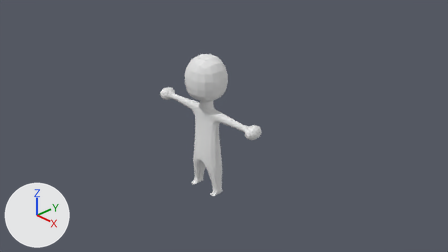
A saved change to the Blender file Assets/Demo Prefab/Demo/Player/BaseHumano_Anim_PLOW.blend.
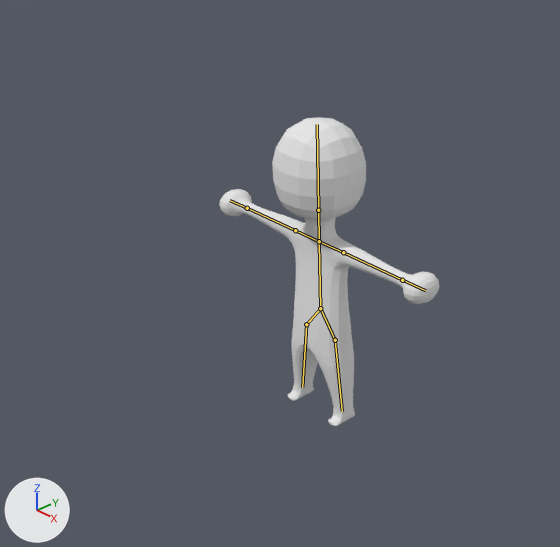
Each version is shown from the file's camera 'Camera', then close up on the part from 13% to 71% of the width and 0% to 100% of the height. The lights are fixed; the arrows at lower left show +X, +Y and +Z. The bones that bend it are drawn over the model as lines in the close-ups.

Objects in the first close-up: 'Human'.
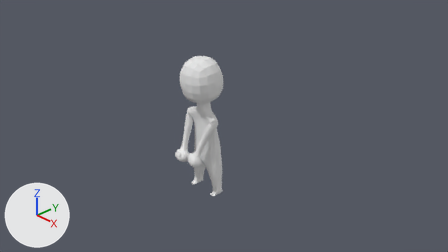
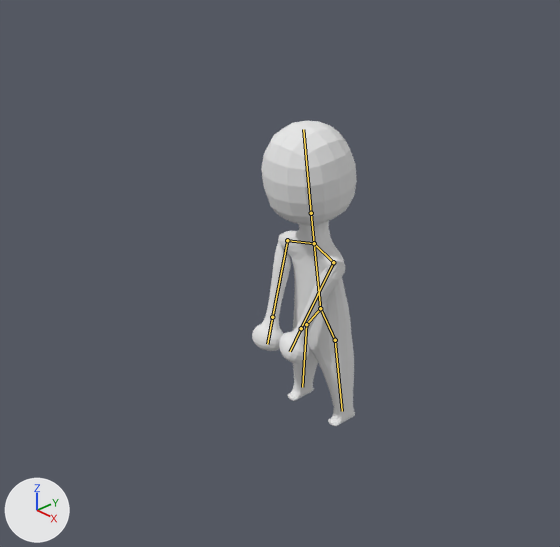
The newer file adds an action. The first version stands in its rest pose; the second is drawn at frame 20 of the action 'WATER'.

Pixel boxes (x1, y1, x2, y2) of what changed, in the close-ups (560 x 547 px):
```json
{"object": "Human", "change": "posed", "before": [219, 117, 439, 426], "after": [252, 121, 357, 426], "on screen": "52% narrower"}
{"bone": "Torso", "before": "(320, 308) to (319, 241)", "after": "(320, 308) to (314, 243)"}
{"bone": "Hombro1", "before": "(319, 241) to (295, 230)", "after": "(314, 243) to (287, 240)"}
{"bone": "Brazo1", "before": "(295, 230) to (247, 208)", "after": "(287, 240) to (272, 317)"}
{"bone": "Hombro2", "before": "(319, 241) to (343, 252)", "after": "(314, 243) to (333, 262)"}
{"bone": "Brazo2", "before": "(343, 252) to (402, 280)", "after": "(333, 262) to (301, 328)"}
```

Edits to the scene script, one JSON object a line:
```json
{"block": "bone_torso", "where": "bone_torso = bpy.data.objects['Armature'].pose.bones['Torso']"}
{"op": "set", "path": "bone_torso.rotation_quaternion", "old": "(1.0, 0.0, 0.0, 0.0)", "new": "(0.999, 0.044, 0.0, 0.0)", "note": "degrees (0, 0, 0) -> degrees (5, 0, 0)"}
{"block": "bone_hombro1", "where": "bone_hombro1 = bpy.data.objects['Armature'].pose.bones['Hombro1']  # child of 'Torso'"}
{"op": "set", "path": "bone_hombro1.rotation_quaternion", "old": "(1.0, 0.0, 0.0, 0.0)", "new": "(0.992, -0.087, -0.008, 0.087)", "note": "degrees (0, 0, 0) -> degrees (-10, 0, 10)"}
{"block": "bone_brazo1", "where": "bone_brazo1 = bpy.data.objects['Armature'].pose.bones['Brazo1']  # child of 'Hombro1'"}
{"op": "set", "path": "bone_brazo1.rotation_quaternion", "old": "(1.0, 0.0, 0.0, 0.0)", "new": "(0.651, -0.355, -0.395, 0.543)", "note": "degrees (0, 0, 0) -> degrees (-64, -7, 84)"}
{"block": "bone_hombro2", "where": "bone_hombro2 = bpy.data.objects['Armature'].pose.bones['Hombro2']  # child of 'Torso'"}
{"op": "set", "path": "bone_hombro2.rotation_quaternion", "old": "(1.0, 0.0, 0.0, 0.0)", "new": "(0.992, -0.087, 0.008, -0.087)", "note": "degrees (0, 0, 0) -> degrees (-10, 0, -10)"}
{"block": "bone_brazo2", "where": "bone_brazo2 = bpy.data.objects['Armature'].pose.bones['Brazo2']  # child of 'Hombro2'"}
{"op": "set", "path": "bone_brazo2.rotation_quaternion", "old": "(1.0, 0.0, 0.0, 0.0)", "new": "(0.558, -0.353, 0.403, -0.634)", "note": "degrees (0, 0, 0) -> degrees (-65, 0, -97)"}
```
